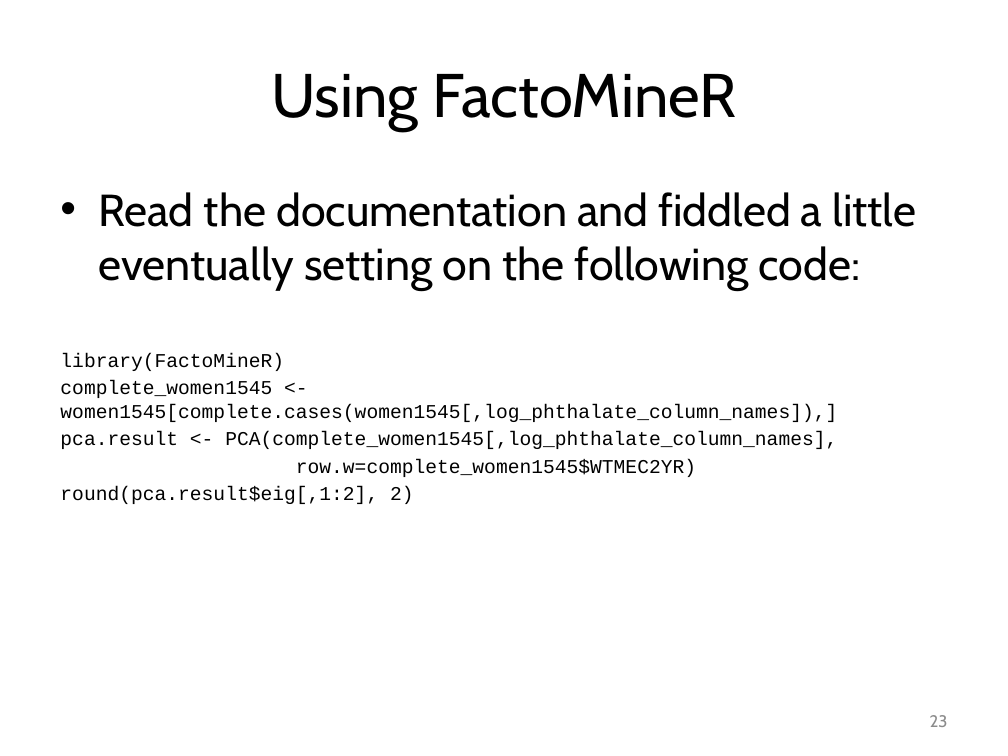
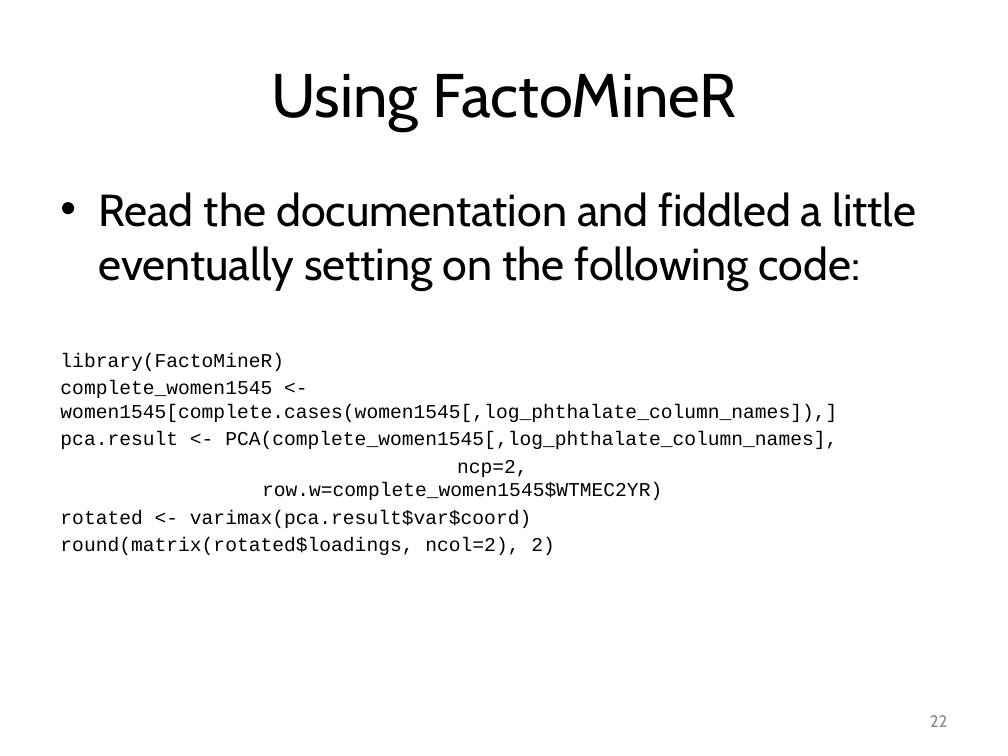
Before and after one commit to smooney27/RWorkshopSER2023, a slide deck: slide 22 of RWorkshopPart4-CaseStudy.pptx (slide 23 before the commit). Drawn at 1008x756 pixels with LibreOffice and Linux fonts; fonts in the diff are those of the drawing. Boxes give left, top, right and bottom in pixels: in the first picture for what was removed or moved away, otherwise in the second. Text is boxed around its words. In the diff, an @@ line names an element or a change of style, - is before the commit and + after.

```diff
--- a/RWorkshopPart4-CaseStudy.pptx
+++ b/RWorkshopPart4-CaseStudy.pptx
@@ text at box(60, 460, 662, 555): text changed @@
-row.w=complete_women1545$WTMEC2YR)
-round(pca.result$eig[,1:2], 2)
+ncp=2, row.w=complete_women1545$WTMEC2YR)
+rotated <- varimax(pca.result$var$coord)
+round(matrix(rotated$loadings, ncol=2), 2)
@@ page number at box(930, 715, 948, 727): text changed @@
-23
+22
```
Also in this commit, not shown: 5 other slides changed, 4 slides removed, 2 other files.
